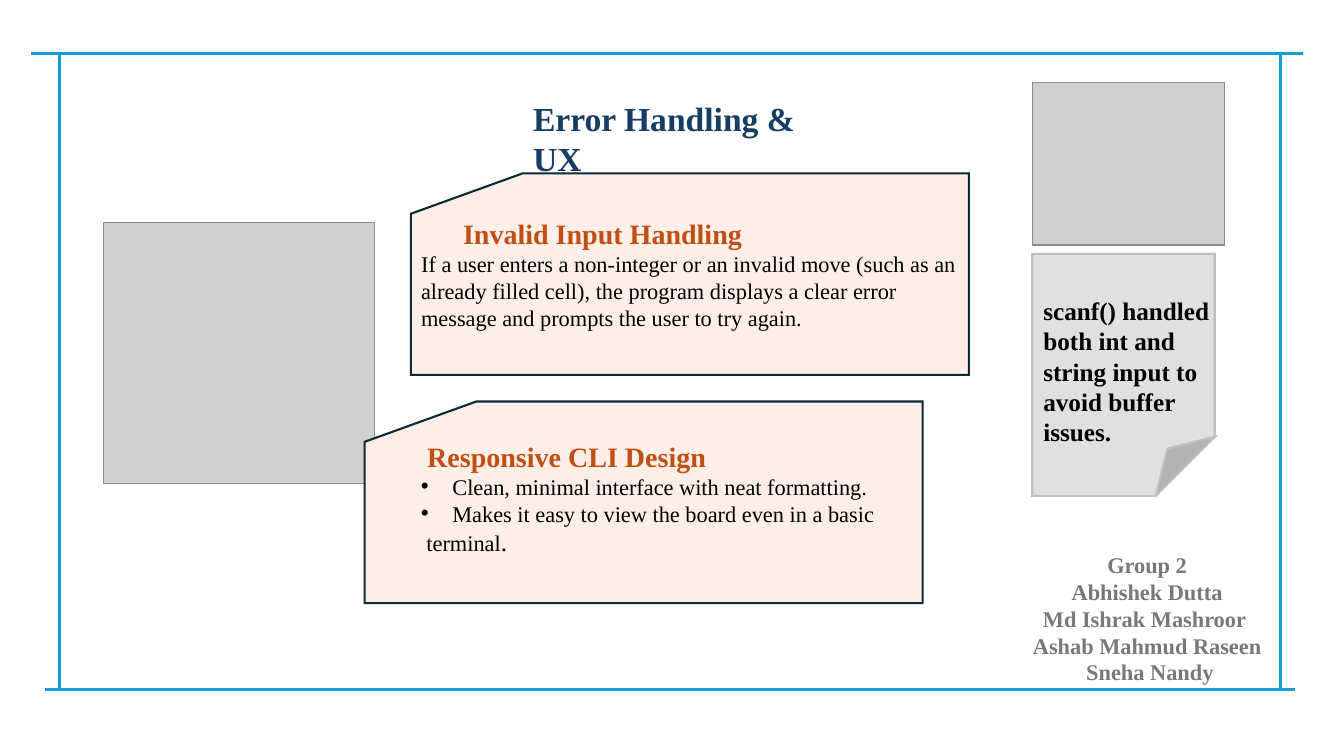
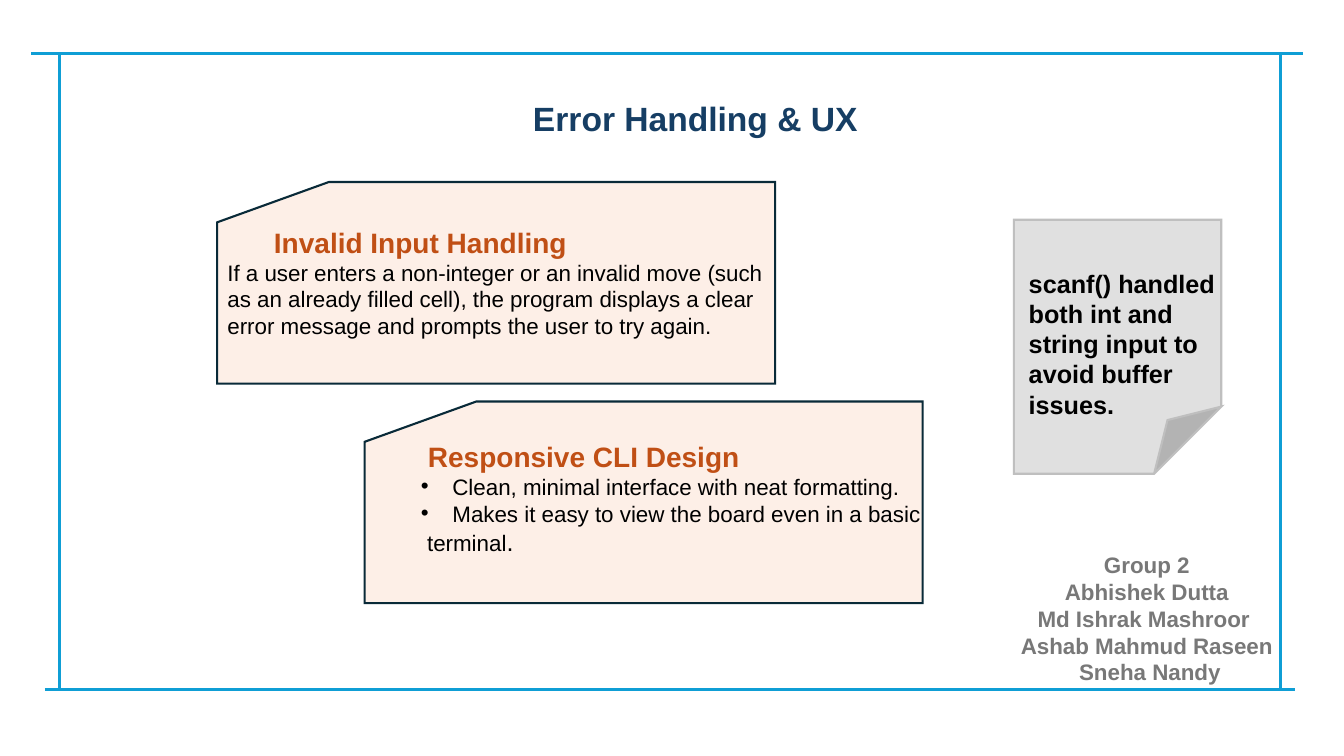
Before and after one commit to tyroruyk/tictacx, a slide deck: slide 5 of others/update_presentation.pptx. Drawn at 1344x756 pixels with LibreOffice and Linux fonts; fonts in the diff are those of the drawing; grey boxes stand for pictures. Boxes give left, top, right and bottom in pixels: in the first picture for what was removed or moved away, otherwise in the second. Text is boxed around its words. In the diff, an @@ line names an element or a change of style, - is before the commit and + after.

```diff
--- a/others/update_presentation.pptx
+++ b/others/update_presentation.pptx
@@ picture removed at (1032,83,1225,245) @@
@@ flow chart punched card: place and size @@
-flow chart punched card at (411,173,970,375)
+flow chart punched card at (217,182,775,384)
@@ picture removed at (103,223,374,484) @@
@@ font Times New Roman to Arial in 5 elements at (1021,557,1272,685), (427,446,920,552), (533,106,858,138), (1029,274,1214,415), (227,232,763,339) @@
@@ text "Invalid Input Handling": place and size @@
-text "Invalid Input Handling" at (421,224,955,331)
+text "Invalid Input Handling" at (227,232,763,339)
@@ folded corner: place and size @@
-folded corner at (1032,254,1215,496)
+folded corner at (1014,220,1222,474)
@@ text "scanf() handled both int and ...": place and size @@
-text "scanf() handled both int and ..." at (1043,302,1209,442)
+text "scanf() handled both int and ..." at (1029,274,1214,415)
```
Also in this commit, not shown: 7 other slides changed.
